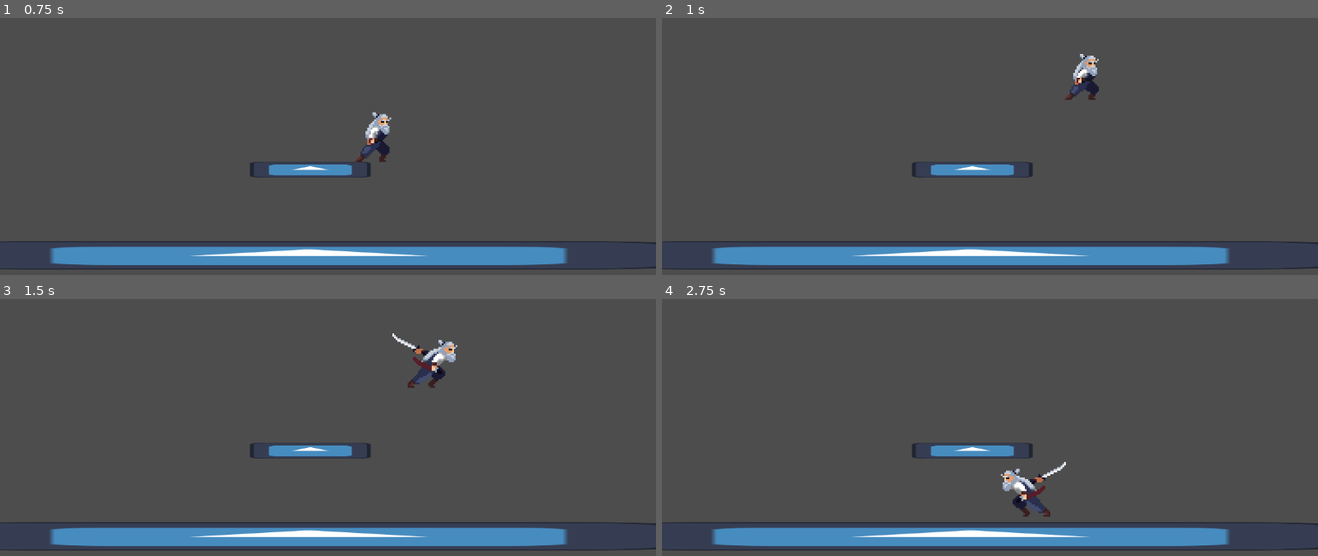
Above: before the commit, frames 1-4 (two rows, left to right).
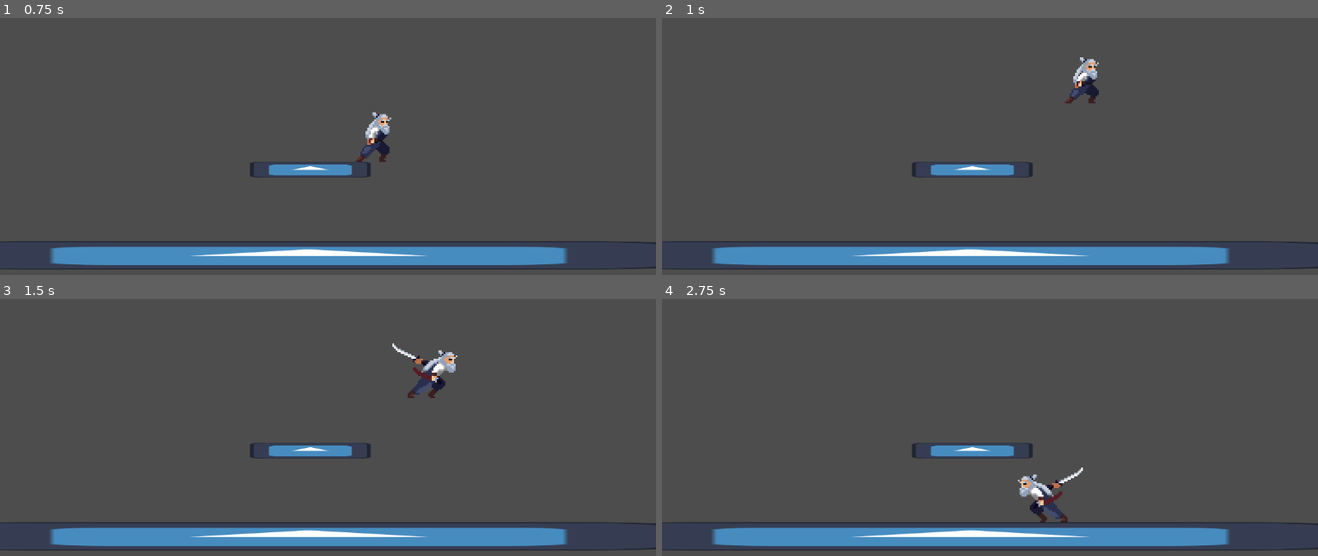
Above: after the commit, the same moments.

Repository: DarkestEcho/2d-samurai-game
Game: Godot game, scene res://Scenes/Main.tscn
The game is run twice, just before and just after one commit, with the same random seed, the same clock (stepped at 60 frames per second) and the same inputs. The engine's default icon, where the game draws it, is replaced by a stand-in: a white triangle on a blue panel in a dark square.
Inputs:
- Up to frame 1 (0.75 s): hold D (Right) from 0.53 s (still down); tap F (Attack) at 0.6 s
- Up to frame 2 (1 s): keep holding D (Right); tap W (Jump) at 0.77, 0.8 s
- Up to frame 3 (1.5 s): keep holding D (Right); tap W (Jump) at 1.07, 1.35 s
- Up to frame 4 (2.75 s): tap W (Jump) at 1.52, 1.82, 2.3 s; tap F (Attack) at 1.55, 2.1 s; release D (Right) at 2.03 s; hold A (Left) from 2.03 s (still down)

Frame 1 is identical in both runs. In frame 2, 0.4% of the frame differs, in the area x 61-67%, y 14-34%; in frame 3, 1.1%; in frame 4, 1.2%, in the area x 51-65%, y 63-87%.

Commit message:
Added first sounds

Diff:
--- a/Scenes/Main.tscn
+++ b/Scenes/Main.tscn
@@ -5,7 +5,9 @@
 
 [sub_resource type="WorldBoundaryShape2D" id="WorldBoundaryShape2D_idj7w"]
 
-[sub_resource type="RectangleShape2D" id="RectangleShape2D_kln2b"]
+[sub_resource type="WorldBoundaryShape2D" id="WorldBoundaryShape2D_kln2b"]
+
+[sub_resource type="WorldBoundaryShape2D" id="WorldBoundaryShape2D_rgh2o"]
 
 [sub_resource type="RectangleShape2D" id="RectangleShape2D_idj7w"]
 size = Vector2(128.23349, 128)
@@ -33,7 +35,9 @@
 metadata/_edit_group_ = true
 
 [node name="CollisionShape2D" type="CollisionShape2D" parent="StaticBody2D2" unique_id=2097180509]
-shape = SubResource("RectangleShape2D_kln2b")
+position = Vector2(14.666667, 0.8026314)
+rotation = 1.5707964
+shape = SubResource("WorldBoundaryShape2D_kln2b")
 
 [node name="StaticBody2D3" type="StaticBody2D" parent="." unique_id=2113094962]
 position = Vector2(1177, 262)
@@ -41,7 +45,9 @@
 metadata/_edit_group_ = true
 
 [node name="CollisionShape2D" type="CollisionShape2D" parent="StaticBody2D3" unique_id=451667633]
-shape = SubResource("RectangleShape2D_kln2b")
+position = Vector2(-10.333334, 2.7533531e-14)
+rotation = -1.5707964
+shape = SubResource("WorldBoundaryShape2D_rgh2o")
 
 [node name="StaticBody2D4" type="StaticBody2D" parent="." unique_id=1683300370]
 position = Vector2(545.00006, 383)
--- a/Scenes/Player.tscn
+++ b/Scenes/Player.tscn
@@ -6,6 +6,7 @@
 [ext_resource type="Texture2D" uid="uid://crmvduedao3jk" path="res://Assets/Sprites/Samurai_001/IDLE.png" id="3_nn08x"]
 [ext_resource type="Texture2D" uid="uid://ds8iccproxfcc" path="res://Assets/Sprites/Samurai_001/RUN.png" id="4_52ee3"]
 [ext_resource type="Script" uid="uid://d0fyths66yixj" path="res://Scripts/FlagStateManager.gd" id="6_nn08x"]
+[ext_resource type="AudioStream" uid="uid://wijpk6ttmh3y" path="res://Assets/Sounds/Characters/Player/Jump_001.wav" id="7_52ee3"]
 
 [sub_resource type="AtlasTexture" id="AtlasTexture_bhhdu"]
 atlas = ExtResource("1_dewec")
@@ -345,3 +346,9 @@
 [node name="FlagStateManager" type="Node" parent="." unique_id=971519293]
 script = ExtResource("6_nn08x")
 metadata/_custom_type_script = "uid://d0fyths66yixj"
+
+[node name="AudioPlayer" type="AudioStreamPlayer2D" parent="." unique_id=1523092229]
+stream = ExtResource("7_52ee3")
+volume_db = 1.0
+
+[node name="AudioPlayer2" type="AudioStreamPlayer2D" parent="." unique_id=1540816266]
--- a/Scripts/Player.gd
+++ b/Scripts/Player.gd
@@ -3,6 +3,8 @@
 @onready var animated_sprite_2d: AnimatedSprite2D = $AnimatedSprite2D
 @onready var flagState: FlagStateManager = $FlagStateManager
 @onready var collision_shape_2d: CollisionShape2D = $CollisionShape2D
+@onready var audio_player: AudioStreamPlayer2D = $AudioPlayer
+@onready var audio_player_2: AudioStreamPlayer2D = $AudioPlayer2
 
 const Flags = StateFlags.Flags;
 const FlagsPriority = StateFlags.FlagsPriority;
@@ -15,6 +17,8 @@
 const ATTACK_MOVE_TIME = 0.3 # in seconds
 const ATTACK_MOVE_TIME_AIR = 0.45 # in seconds
 
+const COLLISION_OFFSET_ATTACKING = 10;
+
 var coyote_timer: float = 0.0;
 var jump_buffer_timer: float = 0.0;
 var attack_move_timer: float = ATTACK_MOVE_TIME;
@@ -61,6 +65,11 @@
 		jump_buffer_timer = 0.0;
 		current_animation = "";
 
+		audio_player.pitch_scale = randf_range( 0.8, 1.1 );
+		audio_player.stream = preload("uid://wijpk6ttmh3y");
+		audio_player.volume_db = 2.0;
+		audio_player.play();
+
 
 func _can_jump() -> bool:
 	return ( is_on_floor() or coyote_timer > 0.0 );
@@ -102,7 +111,12 @@
 
 func _update_flags() -> void:
 	if is_on_floor():
-		flagState.Remove( Flags.Falling );
+		if flagState.Has( Flags.Falling ):
+			audio_player_2.stream = preload("uid://ckjinmw5gqd5f");
+			audio_player_2.pitch_scale = randf_range( 0.8, 1.0 );
+			audio_player_2.volume_db = -7.0;
+			audio_player_2.play();
+			flagState.Remove( Flags.Falling );
 
 		if velocity.x != 0 :
 			flagState.Add( Flags.Running );
@@ -168,6 +182,15 @@
 			flagState.Remove( Flags.Attacking );
 			current_animation = ""
 			pass
+
+
+func _update_collisions() -> void:
+	var offset: float = 0.0;
+
+	if flagState.Has( Flags.Attacking ):
+		offset = ( -1 if animated_sprite_2d.flip_h else 1 ) * COLLISION_OFFSET_ATTACKING;
+
+	collision_shape_2d.position.x = offset;
 
 
 func _physics_process(delta: float) -> void:
@@ -178,6 +201,7 @@
 	_update_flags();
 	_update_movement( delta );
 	_update_animations();
+	_update_collisions();
 	move_and_slide()
 
 	flagState.debug_print_update()
Not shown, added: Assets/Sounds/Characters/Player/Dirt Land.wav.import
Not shown, added: Assets/Sounds/Characters/Player/Jump_001.wav.import
Not shown, added: Assets/Sounds/Characters/Player/Sword Attack 1.wav.import
Not shown, added: Assets/Sounds/Characters/Player/Sword Attack 2.wav.import
Not shown, added: Assets/Sounds/Characters/Player/Dirt Land.wav
Not shown, added: Assets/Sounds/Characters/Player/Jump_001.wav
Not shown, added: Assets/Sounds/Characters/Player/Sword Attack 1.wav
Not shown, added: Assets/Sounds/Characters/Player/Sword Attack 2.wav
